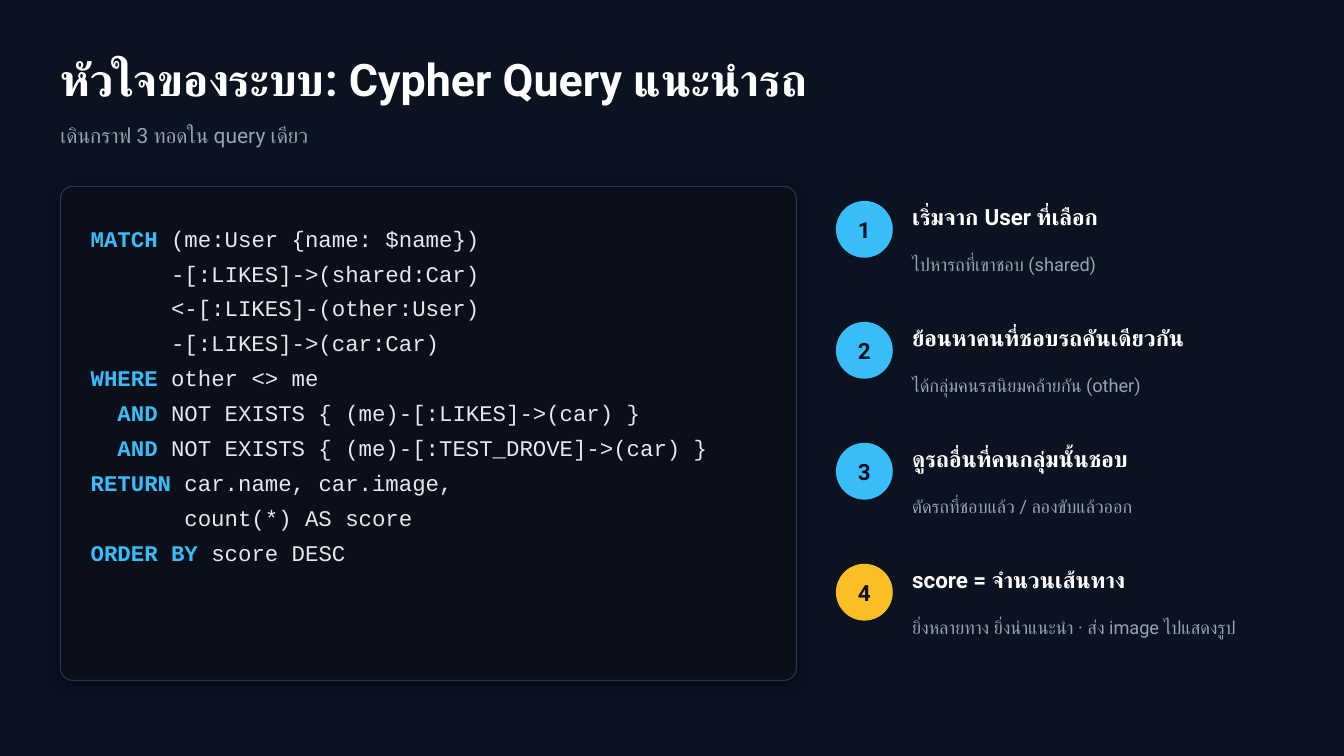
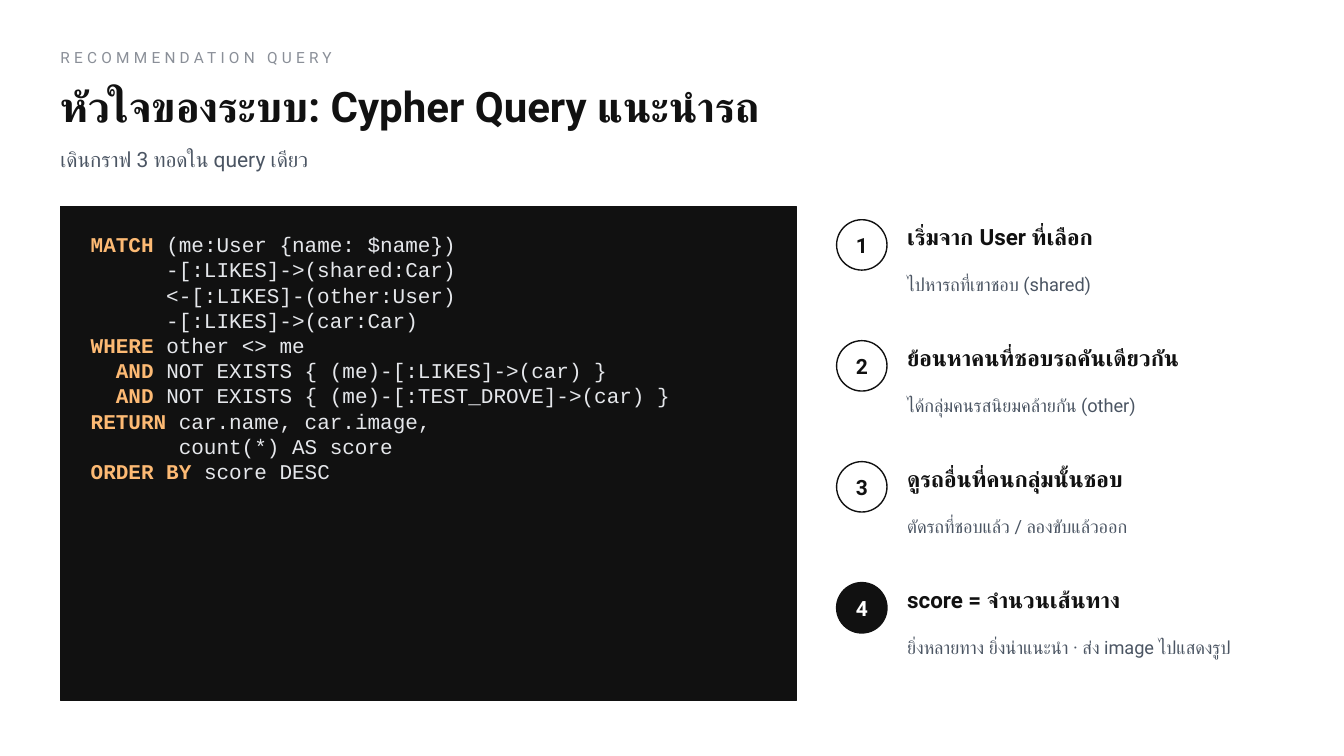
Before and after one commit to pxrawit/carRecommender, a slide deck: slide 6 of Car_Recommended_Presentation.pptx. Drawn at 1344x756 pixels with LibreOffice and Linux fonts; fonts in the diff are those of the drawing. Boxes give left, top, right and bottom in pixels: in the first picture for what was removed or moved away, otherwise in the second. Text is boxed around its words. In the diff, an @@ line names an element or a change of style, - is before the commit and + after.

```diff
--- a/Car_Recommended_Presentation.pptx
+++ b/Car_Recommended_Presentation.pptx
@@ background #0B1220 to #FFFFFF @@
@@ text added at (60, 52, 332, 65), 11 pt, text #8A8F98 @@
+RECOMMENDATION QUERY
@@ text "หัวใจของระบบ: Cypher Query แนะนำรถ": place and size @@
-text "หัวใจของระบบ: Cypher Query แนะนำรถ" at (60, 61, 807, 106)
+text "หัวใจของระบบ: Cypher Query แนะนำรถ" at (60, 90, 759, 131)
@@ text "หัวใจของระบบ: Cypher Query แนะนำรถ" at (60, 90, 759, 131): size 32 to 30 pt, text colour #FFFFFF to #111111 @@
@@ text colour #94A3B8 to #4B5563 in 5 elements at (907, 276, 1091, 295), (907, 397, 1136, 418), (907, 519, 1128, 533), (907, 640, 1231, 660), (60, 151, 309, 172) @@
@@ text "เดินกราฟ 3 ทอดใน query เดียว": place and size @@
-text "เดินกราฟ 3 ทอดใน query เดียว" at (60, 127, 309, 148)
+text "เดินกราฟ 3 ทอดใน query เดียว" at (60, 151, 309, 172)
@@ rounded rectangle removed at (60, 187, 797, 681) @@
@@ rectangle added at (60, 207, 797, 701), fill #111111, outline #111111 1 pt @@
@@ text "MATCH (me:User {name: $name})": place and size @@
-text "MATCH (me:User {name: $name})" at (91, 230, 680, 562)
+text "MATCH (me:User {name: $name})" at (91, 237, 645, 479)
@@ text "MATCH (me:User {name: $name})" at (91, 237, 645, 479): size 16 to 15 pt; text colour #38BDF8 to #FDBA74 in "MATCH", "WHERE", "AND", "AND" and 2 more places; line spacing 1.3 to 1 @@
@@ text "1": place and size @@
-text "1" at (858, 222, 871, 238)
+text "1" at (856, 238, 868, 253)
@@ ellipse: place and size @@
-ellipse at (837, 202, 892, 257)
+ellipse at (837, 220, 887, 270)
@@ text "เริ่มจาก User ที่เลือก": place and size @@
-text "เริ่มจาก User ที่เลือก" at (912, 208, 1098, 226)
+text "เริ่มจาก User ที่เลือก" at (907, 228, 1093, 246)
@@ text "ไปหารถที่เขาชอบ (shared)": place and size @@
-text "ไปหารถที่เขาชอบ (shared)" at (912, 256, 1096, 275)
+text "ไปหารถที่เขาชอบ (shared)" at (907, 276, 1091, 295)
@@ size 16 to 15 pt, text colour #0B1220 to #111111 in 3 elements at (856, 480, 868, 496), (856, 238, 868, 253), (856, 359, 868, 374) @@
@@ text "2": place and size @@
-text "2" at (858, 343, 871, 359)
+text "2" at (856, 359, 868, 374)
@@ fill #38BDF8 to #FFFFFF; outline #38BDF8 1 pt to #111111 1 pt in 3 elements at (837, 462, 887, 512), (837, 220, 887, 270), (837, 341, 887, 391) @@
@@ ellipse: place and size @@
-ellipse at (837, 323, 892, 378)
+ellipse at (837, 341, 887, 391)
@@ text colour #FFFFFF to #111111 in 4 elements at (907, 228, 1093, 246), (907, 470, 1123, 494), (907, 591, 1120, 609), (907, 349, 1179, 367) @@
@@ text "ย้อนหาคนที่ชอบรถคันเดียวกัน": place and size @@
-text "ย้อนหาคนที่ชอบรถคันเดียวกัน" at (912, 328, 1184, 347)
+text "ย้อนหาคนที่ชอบรถคันเดียวกัน" at (907, 349, 1179, 367)
@@ text "ได้กลุ่มคนรสนิยมคล้ายกัน (other)": place and size @@
-text "ได้กลุ่มคนรสนิยมคล้ายกัน (other)" at (912, 377, 1141, 398)
+text "ได้กลุ่มคนรสนิยมคล้ายกัน (other)" at (907, 397, 1136, 418)
@@ text "3": place and size @@
-text "3" at (858, 464, 871, 480)
+text "3" at (856, 480, 868, 496)
@@ ellipse: place and size @@
-ellipse at (837, 444, 892, 499)
+ellipse at (837, 462, 887, 512)
@@ text "ดูรถอื่นที่คนกลุ่มนั้นชอบ": place and size @@
-text "ดูรถอื่นที่คนกลุ่มนั้นชอบ" at (912, 449, 1128, 474)
+text "ดูรถอื่นที่คนกลุ่มนั้นชอบ" at (907, 470, 1123, 494)
@@ text "ตัดรถที่ชอบแล้ว / ลองขับแล้วออก": place and size @@
-text "ตัดรถที่ชอบแล้ว / ลองขับแล้วออก" at (912, 499, 1133, 513)
+text "ตัดรถที่ชอบแล้ว / ลองขับแล้วออก" at (907, 519, 1128, 533)
@@ text "4": place and size @@
-text "4" at (858, 585, 871, 601)
+text "4" at (856, 601, 868, 616)
@@ text "4" at (856, 601, 868, 616): size 16 to 15 pt, text colour #0B1220 to #FFFFFF @@
@@ ellipse: place and size @@
-ellipse at (837, 565, 892, 620)
+ellipse at (837, 583, 887, 633)
@@ ellipse at (837, 583, 887, 633): fill #FBBF24 to #111111; outline #FBBF24 1 pt to #111111 1 pt @@
@@ text "score = จำนวนเส้นทาง": place and size @@
-text "score = จำนวนเส้นทาง" at (912, 570, 1125, 589)
+text "score = จำนวนเส้นทาง" at (907, 591, 1120, 609)
@@ text "ยิ่งหลายทาง ยิ่งน่าแนะนำ · ส่ง image ...": place and size @@
-text "ยิ่งหลายทาง ยิ่งน่าแนะนำ · ส่ง image ..." at (912, 620, 1236, 640)
+text "ยิ่งหลายทาง ยิ่งน่าแนะนำ · ส่ง image ..." at (907, 640, 1231, 660)
```
Also in this commit, not shown: 13 other slides changed, 3 slides added, 2 slides removed.
